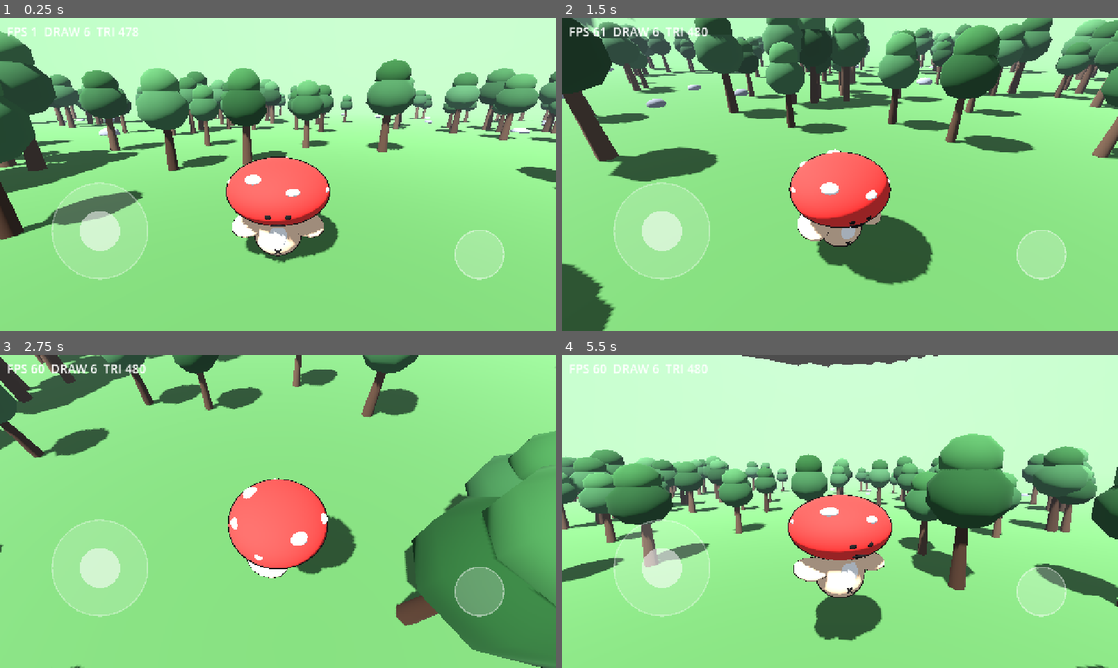
Above: before the commit, frames 1-4 (two rows, left to right).
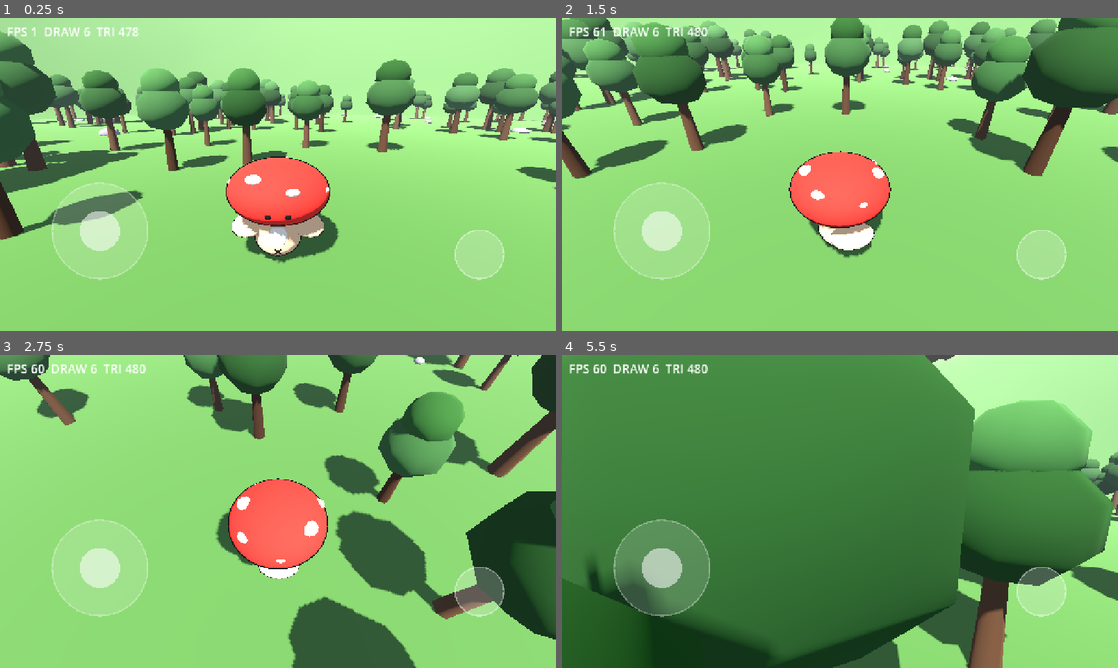
Above: after the commit, the same moments.

Repository: tuzkimo/fungi-party
Game: Godot game, scene res://game/main.tscn
The game is run twice, just before and just after one commit, with the same random seed, the same clock (stepped at 60 frames per second) and the same inputs.
Inputs (mouse positions are in pixels of both pictures, inside the frame that each line leads up to):
- Up to frame 1 (0.25 s): no input
- Up to frame 2 (1.5 s): move the mouse to (962, 158) at 0.52 s; hold D (move_right) 0.53-1.25 s; tap Space (jump) at 0.6, 0.77, 1.07 s; click (962, 158) at 0.67 s; drag from (728, 190) to (812, 237) at 1.27 s
- Up to frame 3 (2.75 s): move the mouse to (333, 442) at 2.02 s; hold D (move_right) from 2.03 s (still down); hold Shift (run) from 2.03 s (still down); tap Space (jump) at 2.3 s
- Up to frame 4 (5.5 s): release D (move_right) at 2.75 s; release Shift (run) at 2.75 s; drag from (812, 574) to (673, 464) at 2.77 s; move the mouse to (1006, 558) at 3.52 s; hold A (move_left) 3.53-4.25 s; hold Ctrl (orbit) 3.53-4.25 s; tap Space (jump) at 3.77, 3.8, 4.07, 5.1 s; drag from (673, 464) to (756, 433) at 4.27 s; move the mouse to (867, 511) at 5.02 s; hold S (move_back) from 5.03 s (still down); click (867, 511) at 5.17 s

The runs differ from the first frame. In frame 1, 20% of the frame differs, in the area x 0-100%, y 0-33%; in frame 2, 37%; in frame 3, 39%; in frame 4, 87%, in the area x 0-100%, y 0-100%.

Commit message:
修审查发现的问题：触屏接线、相机脱钩、相机相对移动、夜间可见度、安全区、边界坡度
另修测试脚手架对运行时错误的漏判。

Diff:
--- a/game/camera/cam_rig.gd
+++ b/game/camera/cam_rig.gd
@@ -17,11 +17,18 @@
 var _yaw := 0.0
 
 @onready var _camera: Camera3D = $Camera3D
+
 var _touch: TouchControls = null
 
 
 func _ready() -> void:
-	_touch = get_tree().get_first_node_in_group("touch_controls") as TouchControls
+	# 相机是 Player 的子节点，不脱钩就会跟着角色转身一起甩。
+	top_level = true
+
+
+func _find_touch() -> void:
+	if _touch == null:
+		_touch = get_tree().get_first_node_in_group("touch_controls") as TouchControls
 
 
 static func orbit(current: Vector3, drag: Vector2, sens: float, pitch_min: float, pitch_max: float) -> Vector3:
@@ -38,7 +45,9 @@
 	if event is InputEventMouseMotion and Input.is_action_pressed("orbit"):
 		_apply_drag(event.relative)
 	elif event is InputEventScreenDrag:
-		if _touch != null and _touch.is_on_control(event.position):
+		_find_touch()
+		# 按手指判，不按位置判：拇指推出摇杆圈外时不该顺手转视角。
+		if _touch != null and _touch.is_stick_finger(event.index):
 			return
 		_apply_drag(event.relative)
 
@@ -49,7 +58,7 @@
 	_yaw = next.y
 
 
-func _process(_delta: float) -> void:
+func _physics_process(_delta: float) -> void:
 	var target := get_node_or_null(target_path) as Node3D
 	if target != null:
 		global_position = target.global_position + Vector3.UP * follow_height
--- a/game/player/movement.gd
+++ b/game/player/movement.gd
@@ -2,14 +2,12 @@
 
 ## 纯函数移动数学，方便无头测试。Node 脚本只做编排。
 
-const MAX_STEP_DELTA := 1.0 / 30.0
 const SQUASH_REFERENCE_SPEED := 10.0
 
 
 static func accelerate(current: Vector3, target: Vector3, accel: float, decel: float, delta: float) -> Vector3:
-	var dt := minf(delta, MAX_STEP_DELTA)
 	var rate := accel if target.length() > 0.01 else decel
-	return current.move_toward(target, rate * dt)
+	return current.move_toward(target, rate * delta)
 
 
 static func jump_velocity(gravity: float, height: float) -> float:
--- a/game/player/player.gd
+++ b/game/player/player.gd
@@ -1,9 +1,11 @@
+class_name Player
 extends CharacterBody3D
 
 ## 编排层：读输入、走 Movement 的数学、驱动外观动画。
 ## 不引用任何具体 mesh 节点名字，只认 MushroomMesh 的 scale / position。
 
 @onready var _visual: MushroomMesh = $MushroomMesh
+@onready var _cam: CamRig = $CamRig
 
 var speed_input := Vector2.ZERO
 var _touch: TouchControls = null
@@ -13,12 +15,29 @@
 var _walk_phase := 0.0
 
 
+static func resolve_direction(input: Vector2, camera_yaw: float) -> Vector3:
+	var dir := Vector3(input.x, 0.0, input.y)
+	if dir.length() > 1.0:
+		dir = dir.normalized()
+	return dir.rotated(Vector3.UP, camera_yaw)
+
+
 func _ready() -> void:
 	Controls.ensure()
+
+
+func _find_touch() -> void:
+	# main.tscn 里 TouchControls 排在 Forest 之后，Player._ready 时它还没 add_to_group，
+	# 只在 _ready 里找一次会永远是 null。惰性取，取到为止。
+	if _touch != null:
+		return
 	_touch = get_tree().get_first_node_in_group("touch_controls") as TouchControls
+	if _touch != null:
+		print("touch controls wired")
 
 
 func _physics_process(delta: float) -> void:
+	_find_touch()
 	var input := Input.get_vector("move_left", "move_right", "move_forward", "move_back")
 	var want_jump := Input.is_action_just_pressed("jump")
 	if _touch != null:
@@ -31,9 +50,7 @@
 
 	var on_floor := is_on_floor()
 	var speed := Config.RUN_SPEED if Input.is_action_pressed("run") else Config.WALK_SPEED
-	var dir := Vector3(input.x, 0.0, input.y)
-	if dir.length() > 1.0:
-		dir = dir.normalized()
+	var dir := Player.resolve_direction(input, _cam.global_rotation.y)
 
 	var accel := Config.ACCEL if on_floor else Config.ACCEL * Config.AIR_CONTROL
 	var horizontal := Movement.accelerate(
--- a/game/ui/debug_hud.gd
+++ b/game/ui/debug_hud.gd
@@ -1,6 +1,10 @@
 extends CanvasLayer
 
 @onready var _label: Label = $Label
+
+
+func _ready() -> void:
+	visible = OS.is_debug_build()
 
 func _process(_delta: float) -> void:
 	_label.text = "FPS %d  DRAW %d  TRI %d" % [
--- a/game/ui/touch_controls.gd
+++ b/game/ui/touch_controls.gd
@@ -17,6 +17,15 @@
 var _jump_finger := -1
 var _stick_center := Vector2.ZERO
 var _jump_center := Vector2.ZERO
+
+
+static func safe_insets(screen: Vector2i, safe: Rect2i, viewport: Vector2) -> Vector2:
+	if screen.x <= 0 or screen.y <= 0:
+		return Vector2.ZERO
+	var scale := viewport.x / float(screen.x)
+	var left := maxf(0.0, float(safe.position.x) * scale)
+	var right := maxf(0.0, float(screen.x - safe.position.x - safe.size.x) * scale)
+	return Vector2(left, right)
 
 
 static func joystick_vector(center: Vector2, touch: Vector2, radius: float, deadzone: float) -> Vector2:
@@ -42,8 +51,19 @@
 
 func _layout() -> void:
 	var view := get_viewport_rect().size
-	_stick_center = Vector2(EDGE_MARGIN + STICK_RADIUS, view.y - EDGE_MARGIN - STICK_RADIUS)
-	_jump_center = Vector2(view.x - EDGE_MARGIN - JUMP_RADIUS, view.y - EDGE_MARGIN - JUMP_RADIUS)
+	var insets := TouchControls.safe_insets(
+		DisplayServer.screen_get_size(), DisplayServer.get_display_safe_area(), view
+	)
+	_stick_center = Vector2(
+		insets.x + EDGE_MARGIN + STICK_RADIUS, view.y - EDGE_MARGIN - STICK_RADIUS
+	)
+	_jump_center = Vector2(
+		view.x - insets.y - EDGE_MARGIN - JUMP_RADIUS, view.y - EDGE_MARGIN - JUMP_RADIUS
+	)
+
+
+func is_stick_finger(index: int) -> bool:
+	return index >= 0 and index == _stick_finger
 
 
 func is_on_control(pos: Vector2) -> bool:
--- a/game/world/daynight.gd
+++ b/game/world/daynight.gd
@@ -4,12 +4,18 @@
 ## 一天 = day_length_seconds 秒。0 午夜、0.25 日出、0.5 正午、0.75 日落。
 ## 角度与颜色都是纯函数，Node 部分只负责写进灯和环境。
 
-const NIGHT := Color(0.10, 0.12, 0.25)
+const NIGHT := Color(0.42, 0.48, 0.62)
 const DAWN := Color(0.95, 0.62, 0.40)
 const DAY := Color(0.72, 0.78, 0.86)
 const MAX_SUN_ENERGY := 1.1
 const MAX_AMBIENT_ENERGY := 0.55
-const MIN_AMBIENT_ENERGY := 0.12
+const MIN_AMBIENT_ENERGY := 0.38
+const SUN_NOON := Color(1.0, 0.98, 0.92)
+const SUN_DAWN := Color(1.0, 0.62, 0.35)
+const SKY_DAY_TOP := Color(0.33, 0.5, 0.78)
+const SKY_DAY_HORIZON := Color(0.78, 0.85, 0.92)
+const SKY_NIGHT_TOP := Color(0.06, 0.08, 0.18)
+const SKY_NIGHT_HORIZON := Color(0.20, 0.24, 0.36)
 
 @export var sun_path: NodePath
 @export var environment_path: NodePath
@@ -18,6 +24,7 @@
 
 var _sun: DirectionalLight3D
 var _environment: Environment
+var _sky: ProceduralSkyMaterial
 
 
 static func sun_rotation(t: float) -> Vector3:
@@ -26,6 +33,27 @@
 
 static func sun_energy(t: float) -> float:
 	return clampf(sin(PI * clampf((t - 0.25) / 0.5, 0.0, 1.0)), 0.0, 1.0)
+
+
+static func ambient_energy(sun: float) -> float:
+	return lerpf(MIN_AMBIENT_ENERGY, MAX_AMBIENT_ENERGY, sun)
+
+
+static func sun_color(t: float) -> Color:
+	# 日出日落偏橙，正午接近白
+	var warmth := clampf(1.0 - sun_energy(t), 0.0, 1.0)
+	return SUN_NOON.lerp(SUN_DAWN, warmth)
+
+
+static func sky_top(t: float) -> Color:
+	return SKY_NIGHT_TOP.lerp(SKY_DAY_TOP, smoothstep(0.20, 0.40, t) if t < 0.5 else smoothstep(0.80, 0.60, t))
+
+
+static func sky_horizon(t: float) -> Color:
+	var day := SKY_NIGHT_HORIZON.lerp(SKY_DAY_HORIZON, smoothstep(0.20, 0.35, t))
+	if t >= 0.5:
+		day = SKY_NIGHT_HORIZON.lerp(SKY_DAY_HORIZON, smoothstep(0.80, 0.65, t))
+	return day.lerp(SUN_DAWN, 0.25 * (1.0 - sun_energy(t)))
 
 
 static func ambient_color(t: float) -> Color:
@@ -45,6 +73,8 @@
 	var world_environment := get_node_or_null(environment_path) as WorldEnvironment
 	if world_environment != null:
 		_environment = world_environment.environment
+		if _environment != null and _environment.sky != null:
+			_sky = _environment.sky.sky_material as ProceduralSkyMaterial
 	_apply()
 
 
@@ -60,7 +90,12 @@
 	if _sun != null:
 		_sun.rotation = DayNight.sun_rotation(time_of_day)
 		_sun.light_energy = energy * MAX_SUN_ENERGY
+		_sun.light_color = DayNight.sun_color(time_of_day)
 		_sun.visible = energy > 0.01
 	if _environment != null:
 		_environment.ambient_light_color = DayNight.ambient_color(time_of_day)
-		_environment.ambient_light_energy = lerpf(MIN_AMBIENT_ENERGY, MAX_AMBIENT_ENERGY, energy)
+		_environment.ambient_light_energy = DayNight.ambient_energy(energy)
+		_environment.fog_light_color = DayNight.sky_horizon(time_of_day)
+	if _sky != null:
+		_sky.sky_top_color = DayNight.sky_top(time_of_day)
+		_sky.sky_horizon_color = DayNight.sky_horizon(time_of_day)
--- a/game/world/forest_gen.gd
+++ b/game/world/forest_gen.gd
@@ -106,6 +106,15 @@
 		rocks.set_instance_transform(i, Transform3D(basis, spots[i] + Vector3.UP * 0.15))
 		rocks.set_instance_color(i, _tint(rng, Color(0.55, 0.55, 0.57), 0.08))
 
+		var body := StaticBody3D.new()
+		var shape := CollisionShape3D.new()
+		var sphere := SphereShape3D.new()
+		sphere.radius = 0.55 * scale_factor
+		shape.shape = sphere
+		shape.position = spots[i] + Vector3.UP * 0.15
+		body.add_child(shape)
+		add_child(body)
+
 
 func _multimesh(node_name: String, mesh: Mesh, count: int, _rng: RandomNumberGenerator) -> MultiMesh:
 	var multimesh := MultiMesh.new()
--- a/game/world/terrain.gd
+++ b/game/world/terrain.gd
@@ -11,8 +11,8 @@
 
 
 static func rim_offset(distance: float, flat: float, outer: float, height: float) -> float:
-	var t := clampf((distance - flat) / (outer - flat), 0.0, 1.0)
-	return t * t * height
+	# 线性而不是二次：二次曲线起点坡度是 0，角色能顺着爬高几米才撞墙。
+	return clampf((distance - flat) / (outer - flat), 0.0, 1.0) * height
 
 
 func _ready() -> void:
@@ -43,8 +43,10 @@
 		verts[i] = p
 	arrays[Mesh.ARRAY_VERTEX] = verts
 
-	var mesh := ArrayMesh.new()
-	mesh.add_surface_from_arrays(Mesh.PRIMITIVE_TRIANGLES, arrays)
+	var surface := SurfaceTool.new()
+	surface.create_from_arrays(arrays, Mesh.PRIMITIVE_TRIANGLES)
+	surface.generate_normals()
+	var mesh: ArrayMesh = surface.commit()
 
 	var material := StandardMaterial3D.new()
 	material.albedo_color = Color(0.30, 0.48, 0.26)
--- a/tests/run_tests.gd
+++ b/tests/run_tests.gd
@@ -15,8 +15,13 @@
 		for m in case.get_method_list():
 			var method_name: String = m["name"]
 			if method_name.begins_with("test_"):
+				var before_calls: int = case.total
 				case.call(method_name)
 				total += 1
+				if case.total == before_calls:
+					# 方法内抛了运行时错误会中断该函数，断言一条都没执行
+					printerr("FAIL: %s::%s 没有执行到任何断言（运行时错误？）" % [f, method_name])
+					failures += 1
 		failures += case.failures - before
 		print("  %s: %d 项，失败 %d" % [f, case.total, case.failures])
 	print("测试 %d 项，失败 %d 项" % [total, failures])
--- a/tests/test_daynight.gd
+++ b/tests/test_daynight.gd
@@ -21,6 +21,26 @@
 	check_eq(DayNight.ambient_color(0.5), Color(0.72, 0.78, 0.86), "正午环境光")
 
 
-func test_ambient_dark_at_midnight() -> void:
+func test_ambient_dimmer_at_midnight() -> void:
+	# 夜里要暗，但不能暗到看不见（另有 test_night_ambient_is_bright_enough_to_see 管下限）
 	var night := DayNight.ambient_color(0.0)
-	check(night.v < 0.3, "午夜环境光很暗（亮度 %.2f）" % night.v)
+	check(night.v < DayNight.ambient_color(0.5).v, "午夜比正午暗（%.2f）" % night.v)
+	check(night.b > night.r, "夜色偏蓝")
+
+
+func test_night_is_visible() -> void:
+	# 夜里不能黑到走不动路：环境光能量有下限
+	check(DayNight.ambient_energy(0.0) >= 0.3, "夜里有保底环境光（实得 %.2f）" % DayNight.ambient_energy(0.0))
+
+
+func test_sun_color_warms_toward_dawn() -> void:
+	var noon := DayNight.sun_color(0.5)
+	check(noon.r > 0.9 and noon.b > 0.8, "正午接近白光")
+	var dawn := DayNight.sun_color(0.27)
+	check(dawn.r > dawn.b + 0.2, "日出偏橙（r %.2f b %.2f）" % [dawn.r, dawn.b])
+
+
+func test_night_ambient_is_bright_enough_to_see() -> void:
+	# 只看能量不够：颜色本身很暗时乘积照样是黑的
+	var effective := DayNight.ambient_color(0.0).v * DayNight.ambient_energy(0.0)
+	check(effective > 0.18, "夜间实际环境亮度（实得 %.3f）" % effective)
--- a/tests/test_movement.gd
+++ b/tests/test_movement.gd
@@ -5,11 +5,6 @@
 	var v := Movement.accelerate(Vector3.ZERO, Vector3(10, 0, 0), 20.0, 25.0, 0.016)
 	check(v.x <= 10.0001, "不超调（实得 %.3f）" % v.x)
 	check(v.x > 0.0, "朝目标移动")
-
-
-func test_accelerate_big_delta_clamped() -> void:
-	var v := Movement.accelerate(Vector3.ZERO, Vector3(10, 0, 0), 20.0, 25.0, 0.5)
-	check(v.length() <= 20.0 / 30.0 + 0.0001, "大 delta 单帧步长上限（实得 %.3f）" % v.length())
 
 
 func test_accelerate_decelerates_to_zero() -> void:
@@ -27,3 +22,8 @@
 	check(down.y < 1.0 and down.x > 1.0, "下落压扁")
 	var up := Movement.squash_stretch(10.0, 0.2)
 	check(up.y > 1.0 and up.x < 1.0, "上升拉长")
+
+
+func test_big_delta_does_not_overshoot() -> void:
+	var v := Movement.accelerate(Vector3.ZERO, Vector3(3, 0, 0), 20.0, 25.0, 0.5)
+	check(v.length() <= 3.0001, "大 delta 也不越过目标速度（实得 %.3f）" % v.length())
--- /dev/null
+++ b/tests/test_player_input.gd
@@ -0,0 +1,16 @@
+extends "res://tests/test_base.gd"
+
+
+func test_input_follows_camera_yaw() -> void:
+	var dir := Player.resolve_direction(Vector2(0, -1), PI / 2.0)
+	check(absf(dir.x + 1.0) < 0.001, "视角转 90° 后「上」朝世界 -X（实得 %.2f）" % dir.x)
+
+
+func test_input_without_rotation_is_straight_forward() -> void:
+	var dir := Player.resolve_direction(Vector2(0, -1), 0.0)
+	check(dir.z < -0.99, "视角朝前时「上」就是 -Z")
+
+
+func test_diagonal_is_normalized() -> void:
+	var dir := Player.resolve_direction(Vector2(1, -1), 0.0)
+	check(absf(dir.length() - 1.0) < 0.001, "斜向不超速（实得 %.3f）" % dir.length())
--- a/tests/test_terrain.gd
+++ b/tests/test_terrain.gd
@@ -9,13 +9,14 @@
 	check(absf(Terrain.rim_offset(90.0, 55.0, 90.0, 45.0) - 45.0) < 0.001, "外缘升到设定高度")
 
 
-func test_monotonic() -> void:
-	var a := Terrain.rim_offset(60.0, 55.0, 90.0, 45.0)
-	var b := Terrain.rim_offset(75.0, 55.0, 90.0, 45.0)
-	check(b > a, "越往外越高")
-
-
-func test_steeper_than_walkable() -> void:
-	# 45m 内升高 45m，坡度 > floor_max_angle（45°）才走不上去
-	var rise := Terrain.rim_offset(90.0, 55.0, 90.0, 45.0) - Terrain.rim_offset(65.0, 55.0, 90.0, 45.0)
-	check(rise / 25.0 > 1.0, "坡度大于 45°")
+func test_steep_everywhere() -> void:
+	# 边界整圈都必须是走不上去的坡（>45°），不能只有平均坡度够
+	var steepest_ok := true
+	var worst := 99.0
+	var d := 55.0
+	while d < 89.0:
+		var slope := (Terrain.rim_offset(d + 1.0, 55.0, 90.0, 45.0) - Terrain.rim_offset(d, 55.0, 90.0, 45.0))
+		worst = minf(worst, slope)
+		steepest_ok = steepest_ok and slope > 1.0
+		d += 1.0
+	check(steepest_ok, "每一段坡度都 >45°（最缓 %.2f）" % worst)
--- a/tests/test_touch_controls.gd
+++ b/tests/test_touch_controls.gd
@@ -23,3 +23,15 @@
 func test_direction_kept() -> void:
 	var v := TouchControls.joystick_vector(Vector2.ZERO, Vector2(0, -80), 100.0, 10.0)
 	check(v.y < -0.7 and absf(v.x) < 0.001, "向上推得到负 y")
+
+
+func test_safe_insets_zero_when_full_screen() -> void:
+	var insets := TouchControls.safe_insets(Vector2i(2400, 1080), Rect2i(0, 0, 2400, 1080), Vector2(1600, 720))
+	check_eq(insets, Vector2.ZERO, "无安全区时零内缩")
+
+
+func test_safe_insets_scaled_to_viewport() -> void:
+	# 屏幕 2400 宽、两侧各让 60，viewport 1600 宽 → 每侧 40
+	var insets := TouchControls.safe_insets(Vector2i(2400, 1080), Rect2i(60, 0, 2280, 1080), Vector2(1600, 720))
+	check(absf(insets.x - 40.0) < 0.01, "左侧内缩（实得 %.2f）" % insets.x)
+	check(absf(insets.y - 40.0) < 0.01, "右侧内缩（实得 %.2f）" % insets.y)
Not shown, added: tests/test_player_input.gd.uid
Not shown, changed: docs/perf-log.md
